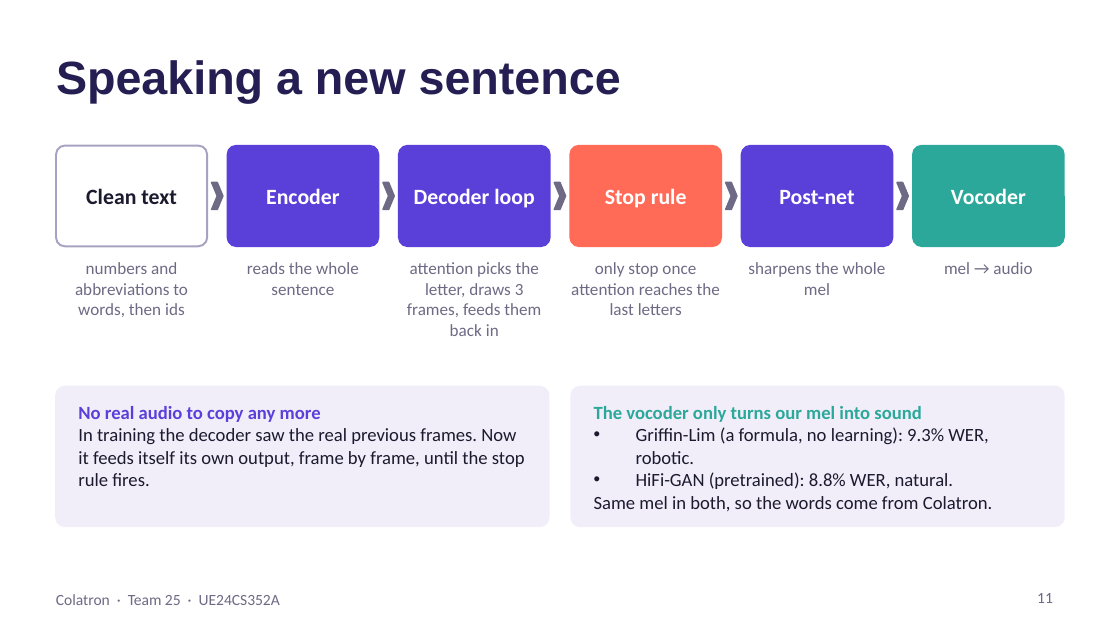
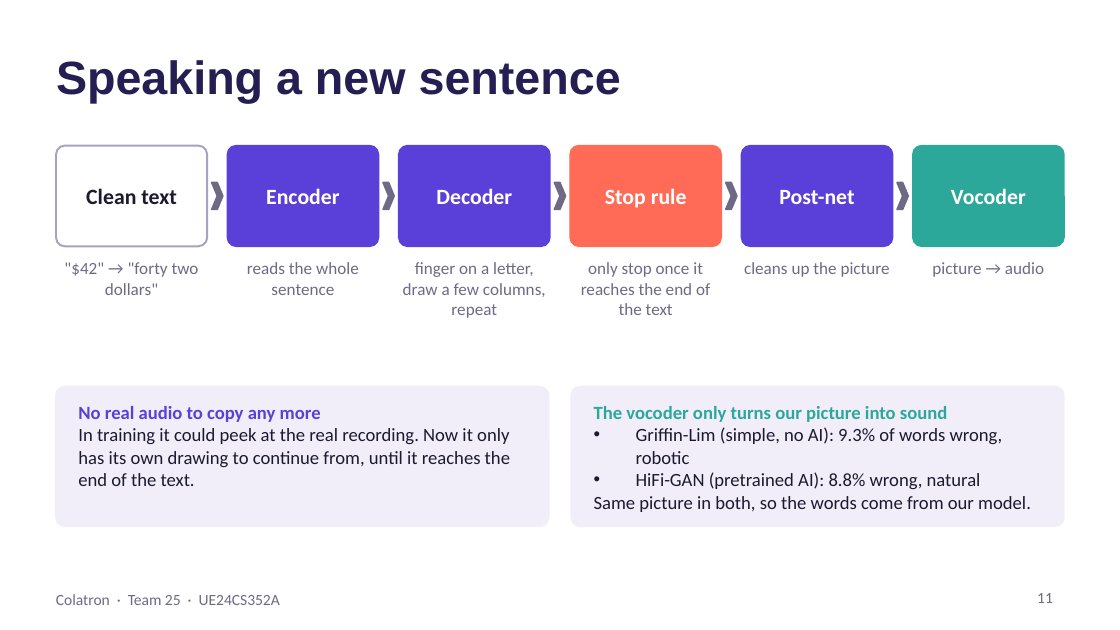
Before and after one commit to Mann0801/colatron-tts, a slide deck: slide 11 of report/Colatron_Slides.pptx. Drawn at 1120x630 pixels with LibreOffice and Linux fonts; fonts in the diff are those of the drawing. Boxes give left, top, right and bottom in pixels: in the first picture for what was removed or moved away, otherwise in the second. Text is boxed around its words. In the diff, an @@ line names an element or a change of style, - is before the commit and + after.

```diff
--- a/report/Colatron_Slides.pptx
+++ b/report/Colatron_Slides.pptx
@@ text at (436,188,512,204): text changed @@
-Decoder loop
+Decoder
@@ text at (64,262,199,295): text changed @@
-numbers and abbreviations to words, then ids
+"$42" → "forty two dollars"
@@ text at (403,262,546,318): text changed @@
-attention picks the letter, draws 3 frames, feeds them back in
+finger on a letter, draw a few columns, repeat
@@ text at (581,262,710,315): text changed @@
-only stop once attention reaches the last letters
+only stop once it reaches the end of the text
@@ text at (744,262,890,277): text changed @@
-sharpens the whole mel
+cleans up the picture
@@ text at (932,262,1044,277): text changed @@
-mel → audio
+picture → audio
@@ text at (594,406,1031,512): text changed @@
-The vocoder only turns our mel into sound
-• Griffin-Lim (a formula, no learning): 9.3% WER, robotic.
-• HiFi-GAN (pretrained): 8.8% WER, natural.
-Same mel in both, so the words come from Colatron.
+The vocoder only turns our picture into sound
+• Griffin-Lim (simple, no AI): 9.3% of words wrong, robotic
+• HiFi-GAN (pretrained AI): 8.8% wrong, natural
+Same picture in both, so the words come from our model.
@@ text at (78,428,510,486): text changed @@
-In training the decoder saw the real previous frames. Now it feeds itself its own output, frame by frame, until the stop rule fires.
+In training it could peek at the real recording. Now it only has its own drawing to continue from, until it reaches the end of the text.
```
Also in this commit, not shown: 13 other slides changed.
